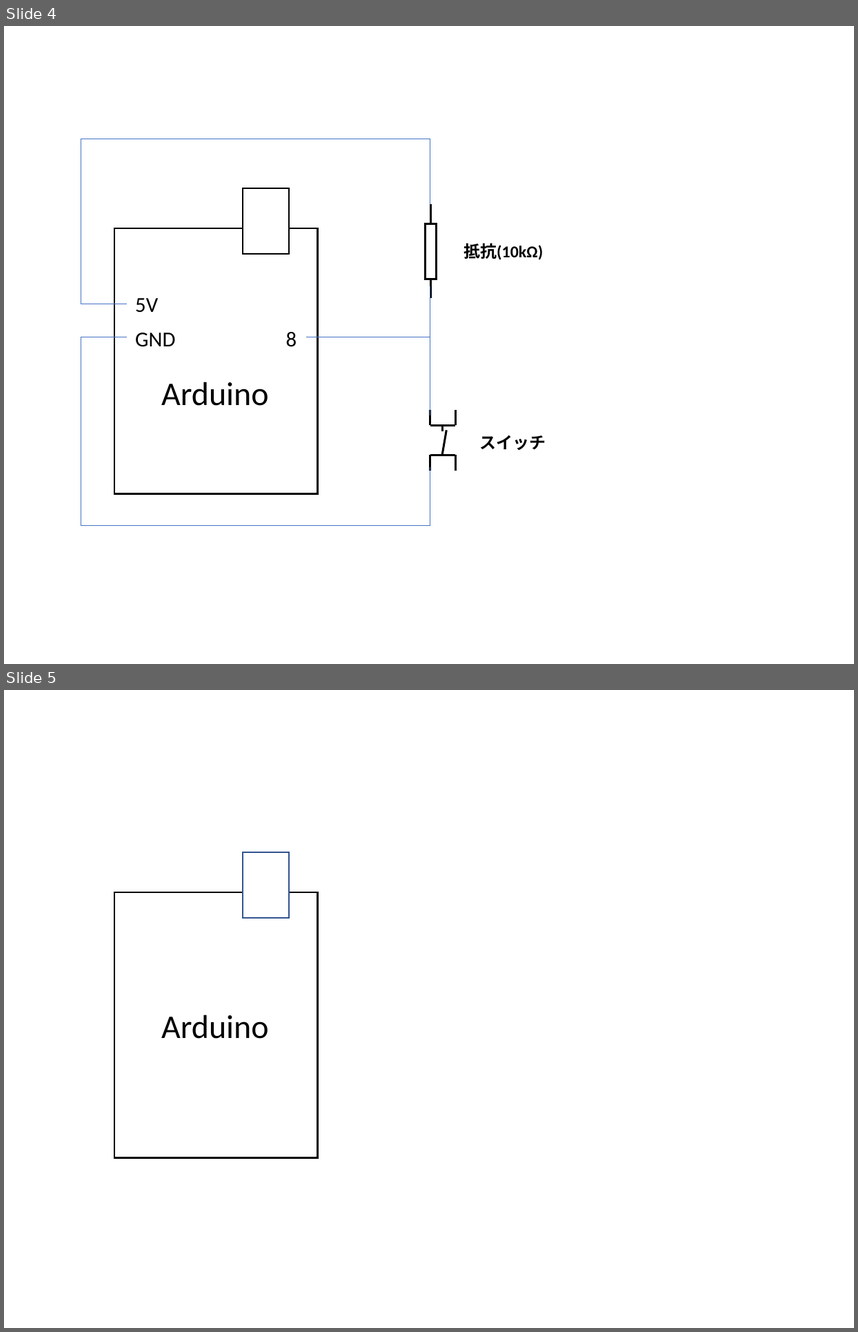
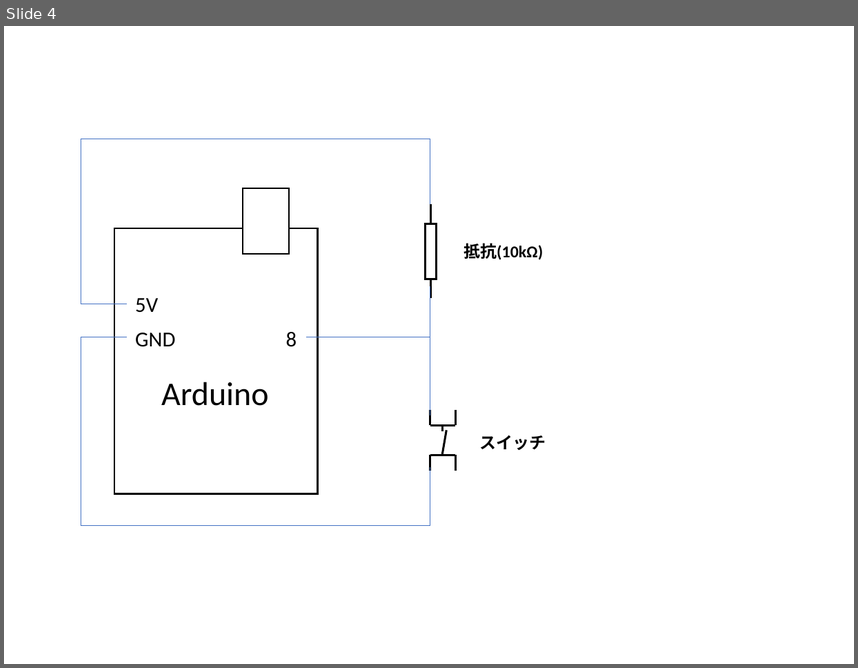
Before and after one commit to sei1102/ia_text2018, a slide deck: ia_text2018/IA実習_図.pptx. Shown one above the other, each under a label of ours: slides 4 and 5 before the commit, slide 4 after it. The pictures are 858x1332 and 858x668 pixels, drawn with LibreOffice and Linux fonts; fonts in the diff are those of the drawing. Boxes give left, top, right and bottom in pixels: in the first picture for what was removed or moved away, otherwise in the second. Text is boxed around its words. In the diff, an @@ line names an element or a change of style, - is before the commit and + after.

```diff
--- a/ia_text2018/IA実習_図.pptx
+++ b/ia_text2018/IA実習_図.pptx
@@ slide 5 removed at box(4, 690, 854, 1328), background #FFFFFF @@
@@ rectangle removed at box(243, 852, 289, 918) @@
@@ rectangle removed at box(114, 892, 318, 1158) @@
@@ text removed at box(161, 1014, 268, 1038) @@
-Arduino
```
Also in this commit, not shown: 6 slides added, 56 other files.
